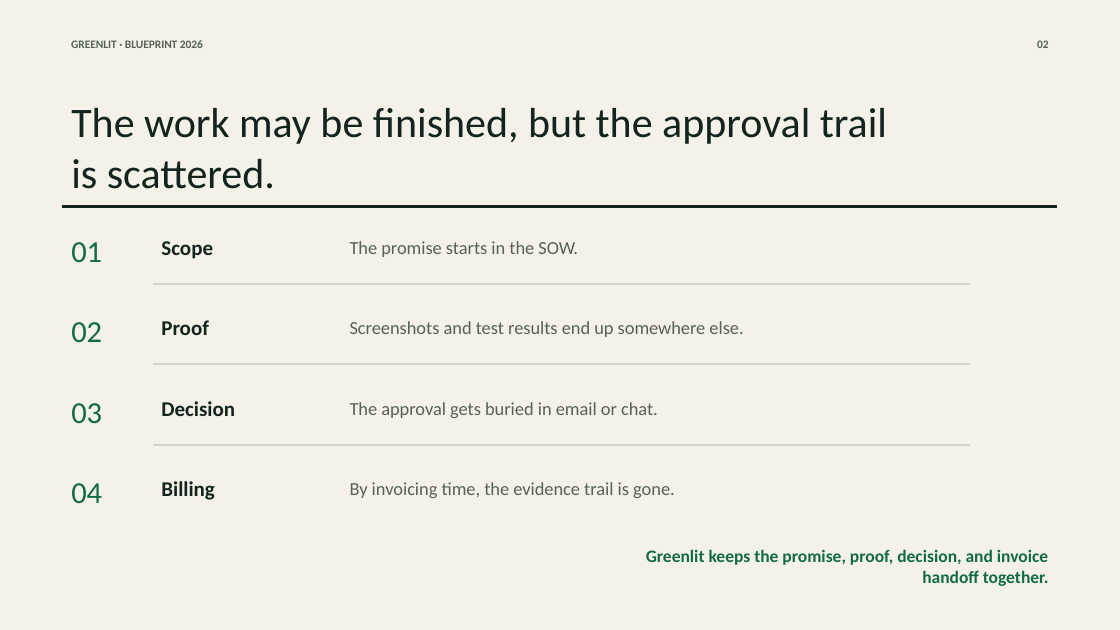
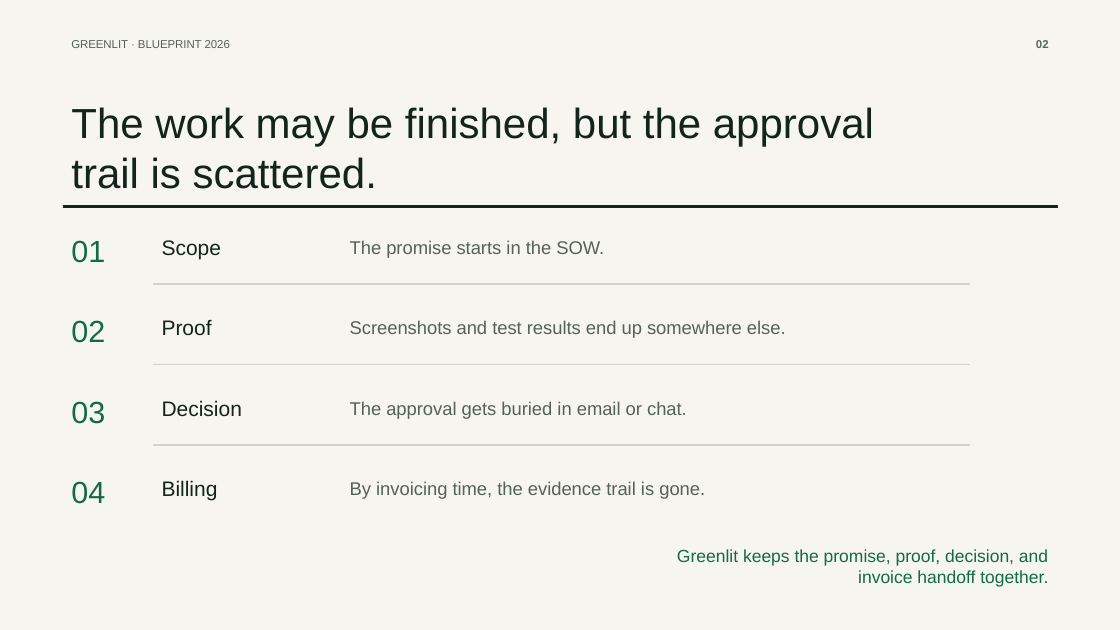
Before and after one commit to anayagarwalla-ai/greenlit, a slide deck: slide 2 of docs/hackathon/greenlit-blueprint-hackathon-deck.pptx. Drawn at 1120x630 pixels with LibreOffice and Linux fonts; fonts in the diff are those of the drawing. Boxes give left, top, right and bottom in pixels: in the first picture for what was removed or moved away, otherwise in the second. Text is boxed around its words. In the diff, an @@ line names an element or a change of style, - is before the commit and + after.

```diff
--- a/docs/hackathon/greenlit-blueprint-hackathon-deck.pptx
+++ b/docs/hackathon/greenlit-blueprint-hackathon-deck.pptx
@@ background #F4F1E9 to #F7F5EF @@
@@ font Calibri to Arial in 9 elements at <box>71,107,874,189</box>, <box>71,240,105,263</box>, <box>350,240,604,258</box>, <box>71,320,105,343</box>, <box>350,320,786,338</box>, <box>71,401,105,424</box>, <box>350,401,687,419</box>, <box>71,481,105,504</box>, <box>350,481,705,499</box> @@
@@ font Calibri to Arial, bold off in 6 elements at <box>71,40,230,48</box>, <box>162,240,222,259</box>, <box>162,320,212,336</box>, <box>162,400,242,417</box>, <box>162,480,218,501</box>, <box>677,549,1048,587</box> @@
```
Also in this commit, not shown: 6 other slides changed, 3 slides added, 1 slide removed, 1 other file.
